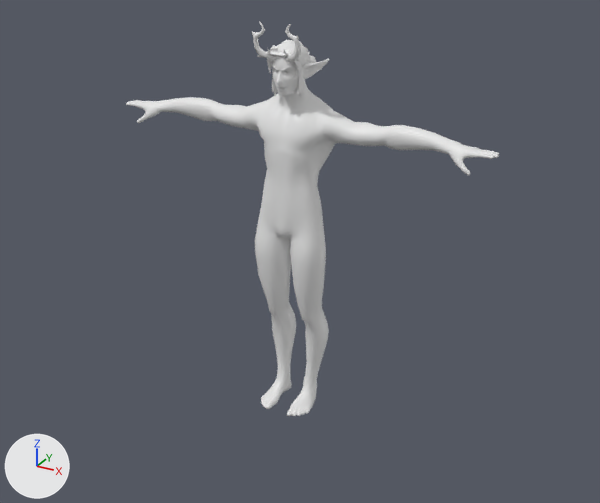
Renders of the glTF model Project/Assets/Model/Skinning/Player/PlayerClimbing.gltf from each side of a commit.
The view is the same before and after, from a 50 mm lens placed at (1.77, -3.14, 2.4), pointed at (-0.13, 0.32, 0.67). The axes (+X, +Y, +Z) are drawn at lower left. The lights are the same throughout. The first picture is the older version. Where no turn or scale is listed for an object, it has been applied to the vertices. Vertices at exactly the same position are counted once.

Objects in the first picture: 'Elf_Male_Body', 'Elf_Male_Hair', 'Elf_Male_Horns'.
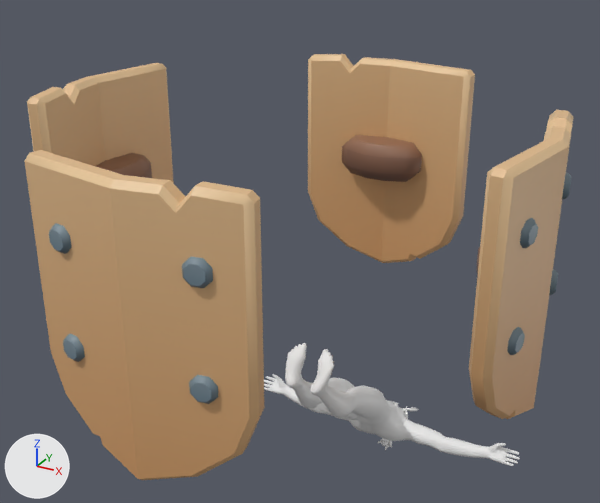
Where the newer file only moved an object's origin or applied its transform, the numbers keep the older frame.

Boxes (x1, y1, x2, y2) around the edits, measured in the pictures (600 x 503 px):
'shield_A.001', added (brown)
    after: (24, 54, 573, 480)
    faces in mat_weapons_004 (picture img_weapons_bits_texture): (24, 150, 264, 480)
    faces in mat_weapons_005 (picture img_weapons_bits_texture): (308, 54, 475, 263)
    faces in mat_weapons_006 (picture img_weapons_bits_texture): (469, 110, 573, 419)
    faces in mat_weapons_007 (picture img_weapons_bits_texture): (27, 63, 174, 183)
'Elf_Male_Body', moved, turned
    before: (126, 56, 499, 416)
    after: (264, 343, 520, 466)
'Elf_Male_Hair', moved, turned
    before: (267, 40, 322, 100)
    after: (377, 408, 408, 450)
'Elf_Male_Horns', moved, turned
    before: (252, 21, 301, 63)
    after: (389, 401, 419, 412)

Edits to the bpy script that builds the scene:
```text
Add img_weapons_bits_texture:
    img_weapons_bits_texture = load_image('weapons_bits_texture', 'weapons_bits_texture.png', 1024, 1024, 'sRGB')
Add mat_weapons_005:
    mat_weapons_005 = principled_material('weapons.005')
    mat_weapons_005.texture = img_weapons_bits_texture
Add mat_weapons_007:
    mat_weapons_007 = principled_material('weapons.007')
    mat_weapons_007.texture = img_weapons_bits_texture
Add mat_weapons_006:
    mat_weapons_006 = principled_material('weapons.006')
    mat_weapons_006.texture = img_weapons_bits_texture
Add mat_weapons_004:
    mat_weapons_004 = principled_material('weapons.004')
    mat_weapons_004.texture = img_weapons_bits_texture
Change me_elf_male_bodymesh_006:
    used by ob_elf_male_body; location = (0.0, 0.0, 0.0)
    remove me_elf_male_bodymesh_006.from_pydata(...)  # 4857 vertices, 9710 faces; spans x -0.93..0.93, y -0.16..0.15, z 0.0..1.79
    add me_elf_male_bodymesh_006.from_pydata(...)  # 4857 vertices, 9710 faces; spans x -0.93..0.93, y 0.09..1.54, z -1.11..0.18
    me_elf_male_bodymesh_006 part 1: the whole mesh is turned -130 degrees about the x axis through its middle, then moved by (0.0, 0.83, -1.4)
Change me_elf_male_hairmesh_006:
    used by ob_elf_male_hair; location = (0.0, 0.0, 0.0)
    remove me_elf_male_hairmesh_006.from_pydata(...)  # 1053 vertices, 2065 faces; spans x -0.083..0.083, y -0.106..0.219, z 1.555..1.803
    add me_elf_male_hairmesh_006.from_pydata(...)  # 1053 vertices, 2065 faces; spans x -0.083..0.083, y 1.258..1.559, z -1.18..-0.903
    me_elf_male_hairmesh_006 part 2: the whole mesh is turned -130 degrees about the x axis through its middle, then moved by (0.0, 1.337, -2.732)
Change me_elf_male_hornsmesh_006:
    used by ob_elf_male_horns; location = (0.0, 0.0, 0.0)
    remove me_elf_male_hornsmesh_006.from_pydata(...)  # 314 vertices, 610 faces; spans x -0.112..0.112, y -0.138..-0.069, z 1.721..1.892
    add me_elf_male_hornsmesh_006.from_pydata(...)  # 314 vertices, 610 faces; spans x -0.112..0.112, y 1.511..1.678, z -1.047..-0.965
    me_elf_male_hornsmesh_006 part 3: the whole mesh is turned -130 degrees about the x axis through its middle, then moved by (0.0, 1.698, -2.819)
Add me_shield_a_002:
    me_shield_a_002.from_pydata(...)  # 824 vertices, 1416 faces; spans x -1.2..1.2, y -1.2..1.2, z 0.31..1.54
    # faces by material slot: [354, 354, 354, 354]
    me_shield_a_002.materials.append(mat_weapons_005)  # picture img_weapons_bits_texture
    me_shield_a_002.materials.append(mat_weapons_004)  # picture img_weapons_bits_texture
    me_shield_a_002.materials.append(mat_weapons_006)  # picture img_weapons_bits_texture
    me_shield_a_002.materials.append(mat_weapons_007)  # picture img_weapons_bits_texture
Add ob_shield_a_001:
    ob_shield_a_001 = bpy.data.objects.new('shield_A.001', me_shield_a_002)
    ob_shield_a_001.location = (0.0, 0.0, 0.0)
```
